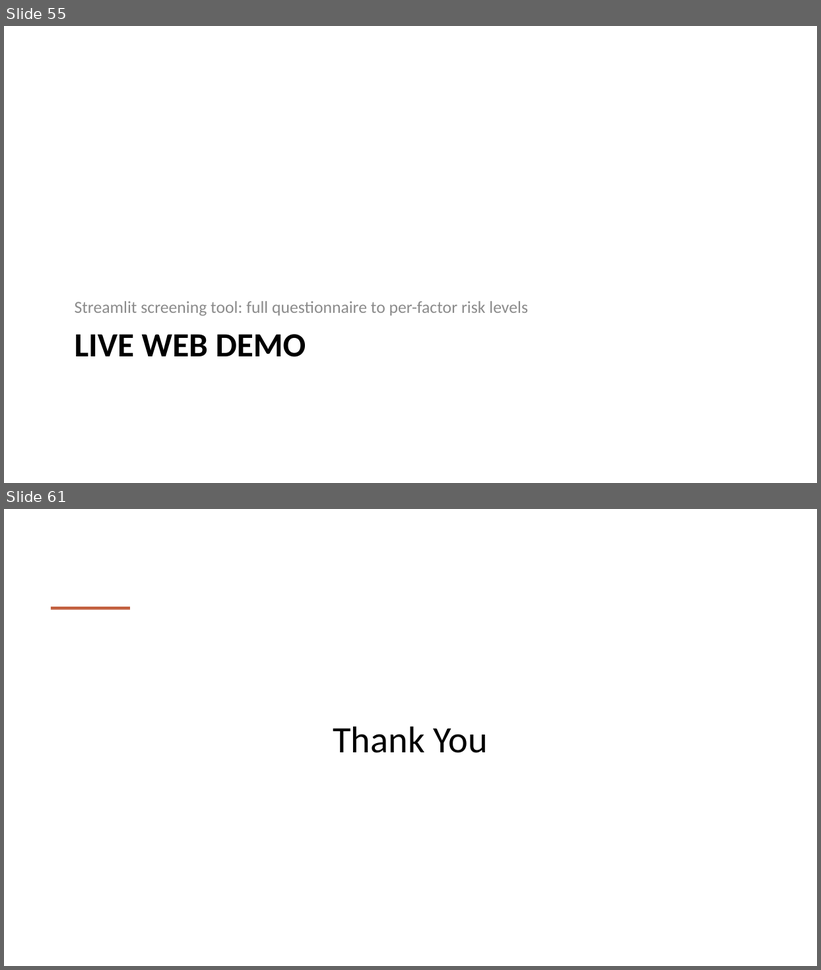
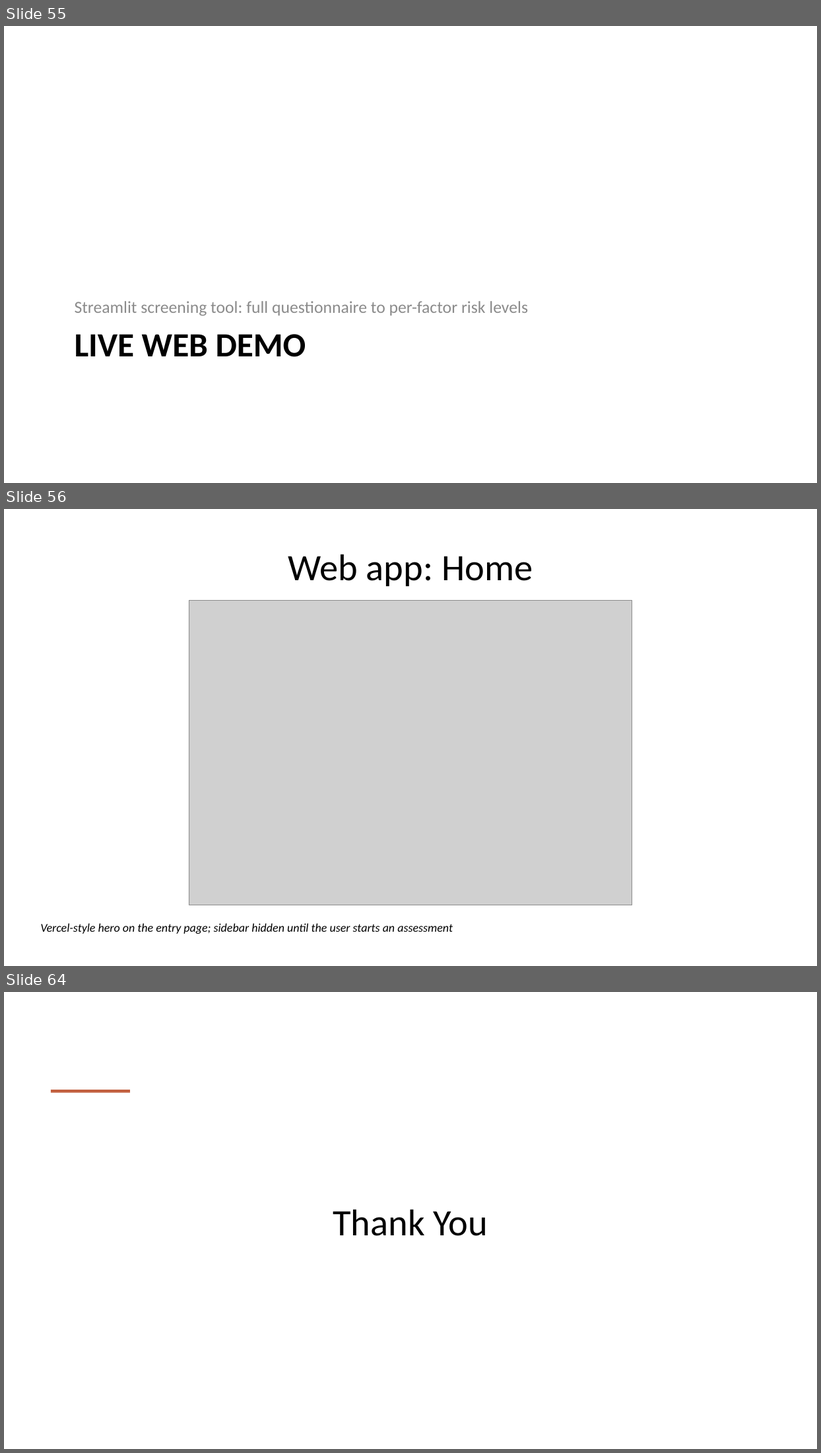
Before and after one commit to AilaVishnu/ergonomic-risk-factor-prediction, a slide deck: deck/Ergonomic_Risk_Factor_Prediction_Project_Plan_WITH_RESULTS.pptx. Shown one above the other, each under a label of ours: slides 55 and 61 before the commit, slides 55, 56 and 64 after it; the slides between them are not shown. The pictures are 821x970 and 821x1453 pixels, drawn with LibreOffice and Linux fonts; fonts in the diff are those of the drawing; grey boxes stand for pictures. Boxes give left, top, right and bottom in pixels: in the first picture for what was removed or moved away, otherwise in the second. Text is boxed around its words. In the diff, an @@ line names an element or a change of style, - is before the commit and + after.

```diff
--- a/deck/Ergonomic_Risk_Factor_Prediction_Project_Plan_WITH_RESULTS.pptx
+++ b/deck/Ergonomic_Risk_Factor_Prediction_Project_Plan_WITH_RESULTS.pptx
@@ slide 56 added at box(4, 509, 817, 966), background #FFFFFF @@
@@ title added at box(288, 554, 533, 586), 44 pt, text #000000 @@
+Web app: Home
@@ picture added at box(189, 601, 632, 906) @@
@@ text added at box(40, 923, 453, 934), 14 pt, text #000000, italic @@
+Vercel-style hero on the entry page; sidebar hidden until the user starts an assessment
@@ what was slide 61 is now slide 64 @@
```
Also in this commit, not shown: 5 slides changed, 2 other slides added, 17 other files.
